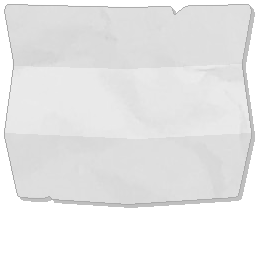
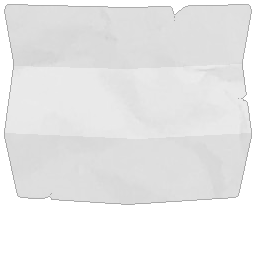
Before/after of a 256x256 layered artwork. What changed in the layer stack:
painted on "texture" over [4, 4, 255, 208]
painted on "reciept" over [4, 4, 255, 208]
hid "shadow" over [4, 4, 255, 208]